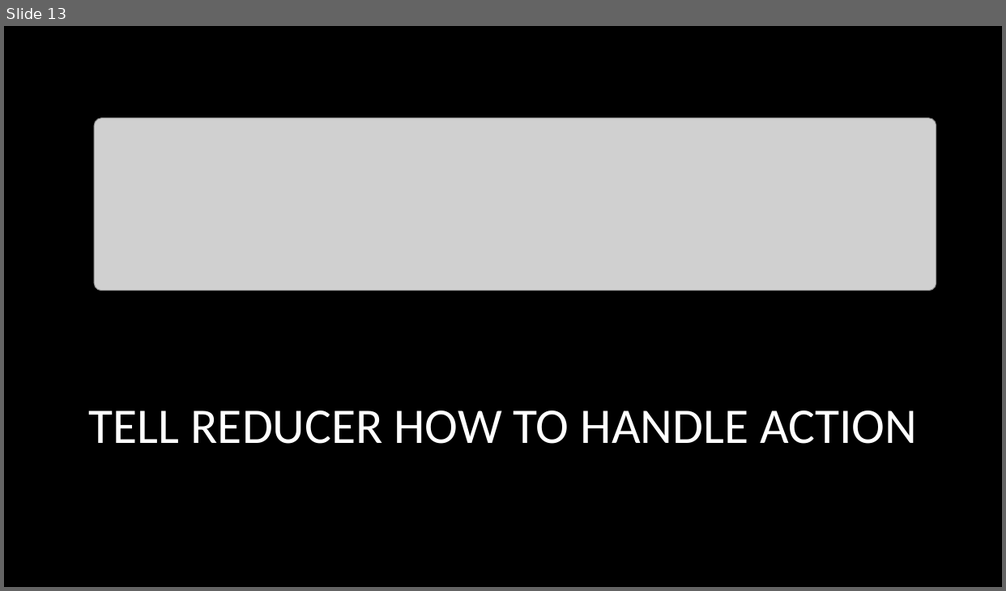
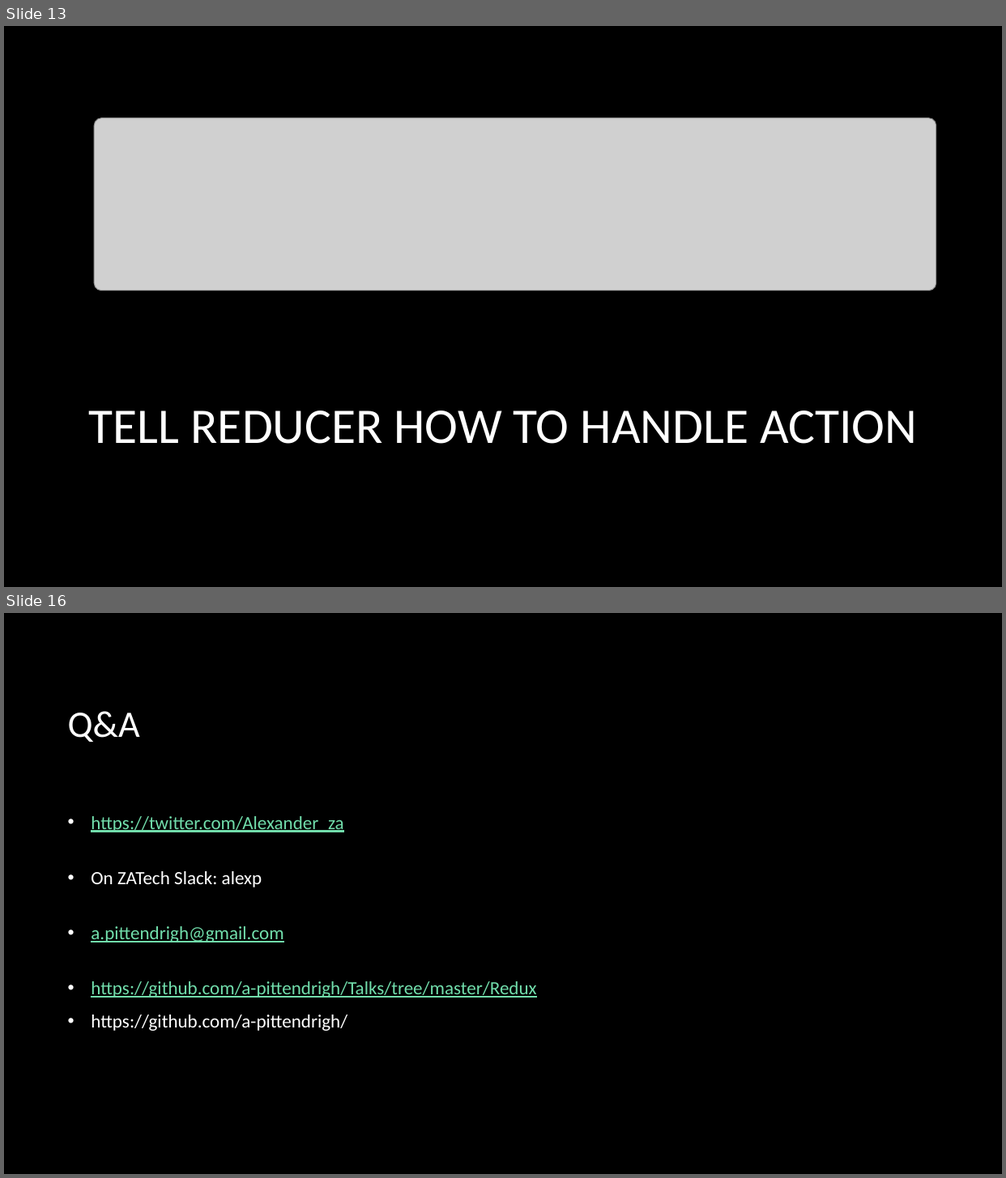
Before and after one commit to Alexpittendrigh/Talks, a slide deck: Redux/Another Redux Talk.pptx. Shown one above the other, each under a label of ours: slide 13 before the commit, slides 13 and 16 after it; the slides between them are not shown. The pictures are 1006x591 and 1006x1178 pixels, drawn with LibreOffice and Linux fonts; fonts in the diff are those of the drawing; grey boxes stand for pictures; background and template pictures are left out. Boxes give left, top, right and bottom in pixels: in the first picture for what was removed or moved away, otherwise in the second. Text is boxed around its words. In the diff, an @@ line names an element or a change of style, - is before the commit and + after.

```diff
--- a/Redux/Another Redux Talk.pptx
+++ b/Redux/Another Redux Talk.pptx
@@ slide 16 added at bbox=[4, 613, 1002, 1174], background picture (left out) @@
@@ title added at bbox=[68, 711, 140, 742], 36 pt, text #FFFFFF @@
+Q&A
@@ text added at bbox=[91, 816, 536, 1031], 18 pt, text #71DDAB, underline @@
+• https://twitter.com/Alexander_za
+• On ZATech Slack: alexp
+• a.pittendrigh@gmail.com
+• https://github.com/a-pittendrigh/Talks/tree/master/Redux
+• https://github.com/a-pittendrigh/
```
Also in this commit, not shown: 1 slide changed, 1 other slide added.
